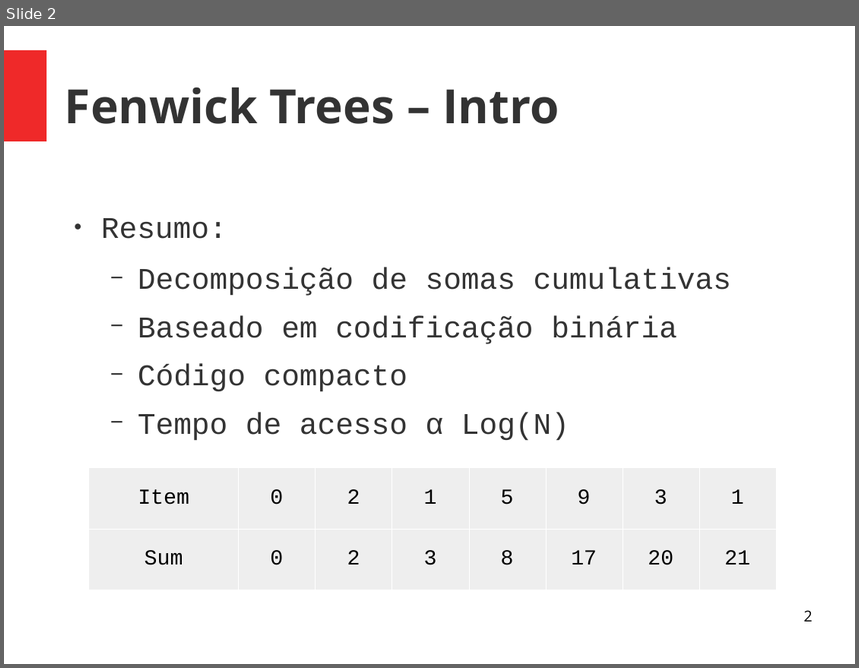
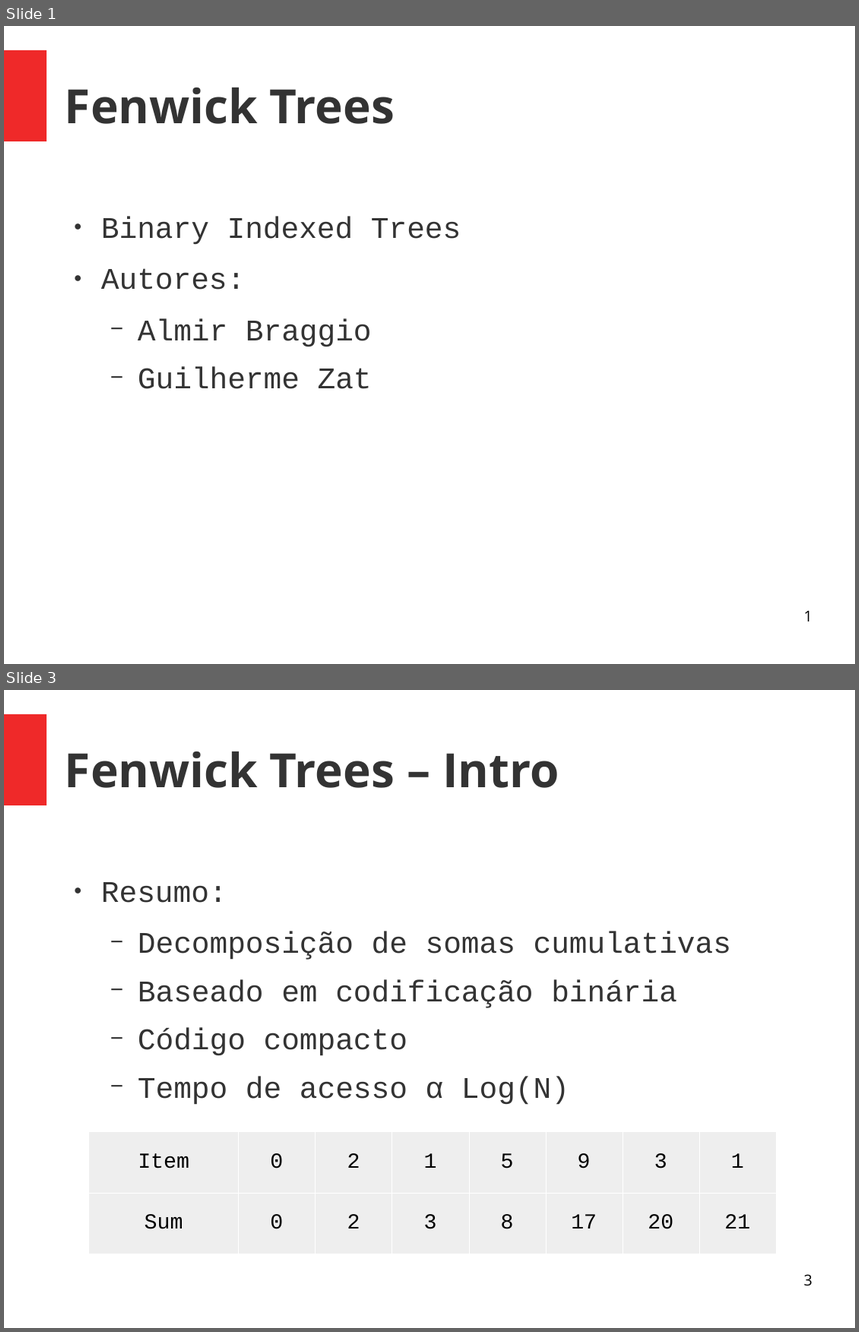
Before and after one commit to almirbraggio/aed, a slide deck: 03/Fenwick-Tree/fenwick-tree.odp. Shown one above the other, each under a label of ours: slide 2 before the commit, slides 1 and 3 after it; the slides between them are not shown. The pictures are 859x668 and 859x1332 pixels, drawn with LibreOffice and Linux fonts; fonts in the diff are those of the drawing. Boxes give left, top, right and bottom in pixels: in the first picture for what was removed or moved away, otherwise in the second. Text is boxed around its words. In the diff, an @@ line names an element or a change of style, - is before the commit and + after.

```diff
--- a/03/Fenwick-Tree/fenwick-tree.odp
+++ b/03/Fenwick-Tree/fenwick-tree.odp
@@ slide 1 added at [4,26,855,664], background #FFFFFF; not listed: 1 template element that a slide beside it also shows @@
@@ title added at [65,88,395,124], 44 pt, text #333333, bold @@
+Fenwick Trees
@@ text added at [101,217,461,389], 28 pt, text #333333 @@
+● Binary Indexed Trees
+● Autores:
+  − Almir Braggio
+  − Guilherme Zat
@@ page number added at [804,611,813,622], 14 pt, text #000000 @@
+1
@@ what was slide 2 is now slide 3 @@
@@ page number at [804,1274,813,1287]: text changed @@
-2
+3
```
Also in this commit, not shown: 5 slides changed, 3 other slides added, 1 other file.
